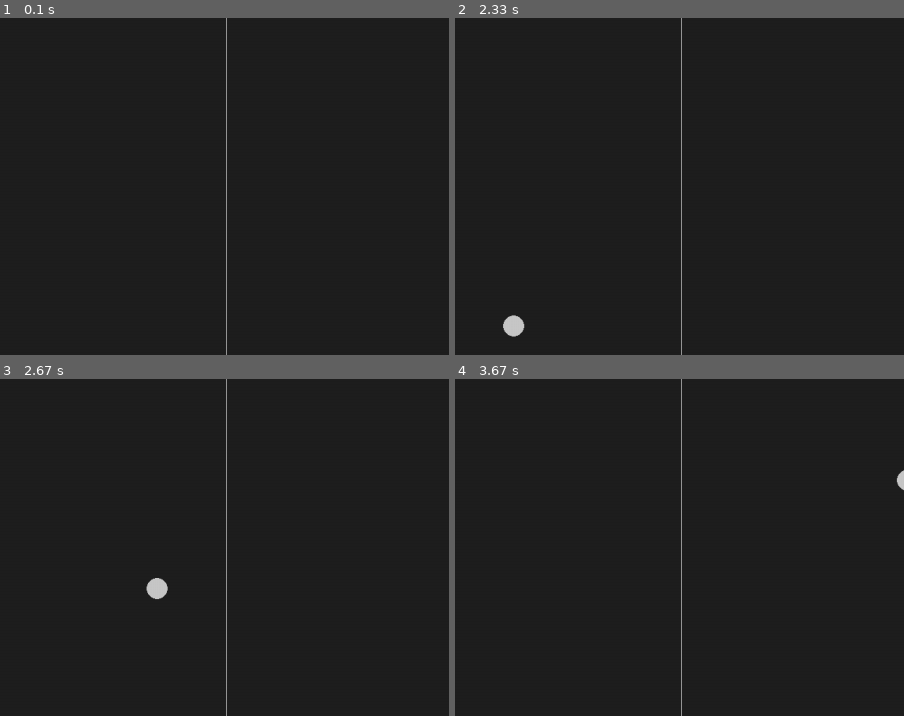
Above: before the commit, frames 1-4 (two rows, left to right).
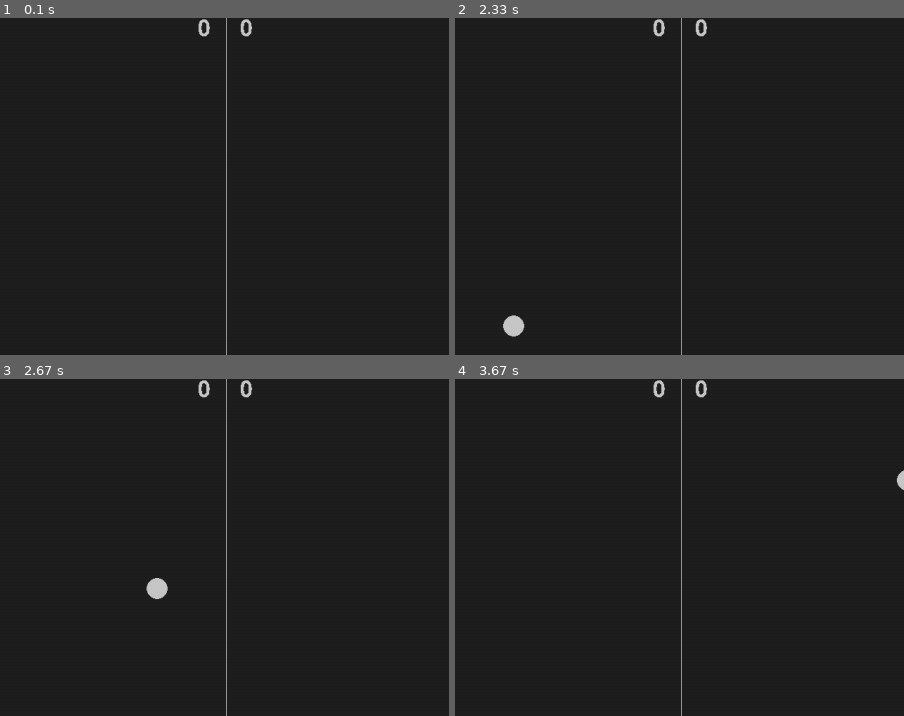
Above: after the commit, the same moments.

Repository: venompit13/CHC-275-MBS
Game: pygame game, started from Assignments/Project1.py
The game is run twice, just before and just after one commit, with the same random seed, the same clock (stepped at 60 frames per second) and the same inputs.
Inputs:
- Up to frame 1 (0.1 s): no input
- Up to frame 2 (2.33 s): hold Up 0.33-0.8 s; hold Down 0.83-1.13 s; hold Up 1.17-1.53 s; hold Down 1.57-1.93 s; hold Up 1.97-2.27 s; hold Down from 2.3 s (still down)
- Up to frame 3 (2.67 s): release Down at 2.6 s; hold Up from 2.63 s (still down)
- Up to frame 4 (3.67 s): release Up at 3 s; hold Down 3.03-3.4 s; hold Up from 3.43 s (still down)
The pictures show only the part of the screen within x 25-75%, y 0-50%; the shares and areas given below are measured in that part.

The runs differ from the first frame. In frame 1, 0.2% of the frame differs, in the area x 44-57%, y 0-6%; in frame 2, 0.2%; in frame 3, 0.2%; in frame 4, 0.2%.

Commit message:
Update Project1.py

Diff:
--- a/Assignments/Project1.py
+++ b/Assignments/Project1.py
@@ -8,15 +8,21 @@
 import random
 
 def pong_animation():
-    global pong_speed_x, pong_speed_y
+    global pong_speed_x, pong_speed_y, player_score, opponent_score
 
     pong.x += pong_speed_x
     pong.y += pong_speed_y
 
     if pong.top <= 0 or pong.bottom >= height:
         pong_speed_y *= -1
-    if pong.left <= 0 or pong.right >= width:
-        pong_restart()
+
+    if pong.left <= 0:
+        pong_start()
+        player_score += 1
+
+    if pong.right >= width:
+        pong_start()
+        opponent_score += 1
 
     if pong.colliderect(player) or pong.colliderect(opponent):
         pong_speed_x *= -1
@@ -42,7 +48,7 @@
         opponent.bottom = height
 
 
-def pong_restart():
+def pong_start():
     global pong_speed_x, pong_speed_y
     pong.center = (width/2, height/2)
     pong_speed_y *= random.choice((1,-1))
@@ -67,6 +73,10 @@
 pong_speed_y = 7 * random.choice((1,-1))
 player_speed = 0
 opponent_speed = 7
+
+player_score = 0
+opponent_score = 0
+basic_font = pygame.font.Font("freesansbold.ttf", 32)
 
 
 while True:
@@ -94,5 +104,11 @@
     pygame.draw.ellipse(screen, light_gray, pong)
     pygame.draw.aaline(screen, light_gray, (width/2,0), (width/2,height))
 
+    player_text = basic_font.render(f"{player_score}",False,light_gray)
+    screen.blit(player_text,(660,0))
+
+    opponent_text = basic_font.render(f"{opponent_score}",False,light_gray)
+    screen.blit(opponent_text,(600,0))
+
     pygame.display.flip()
     clock.tick(60)
